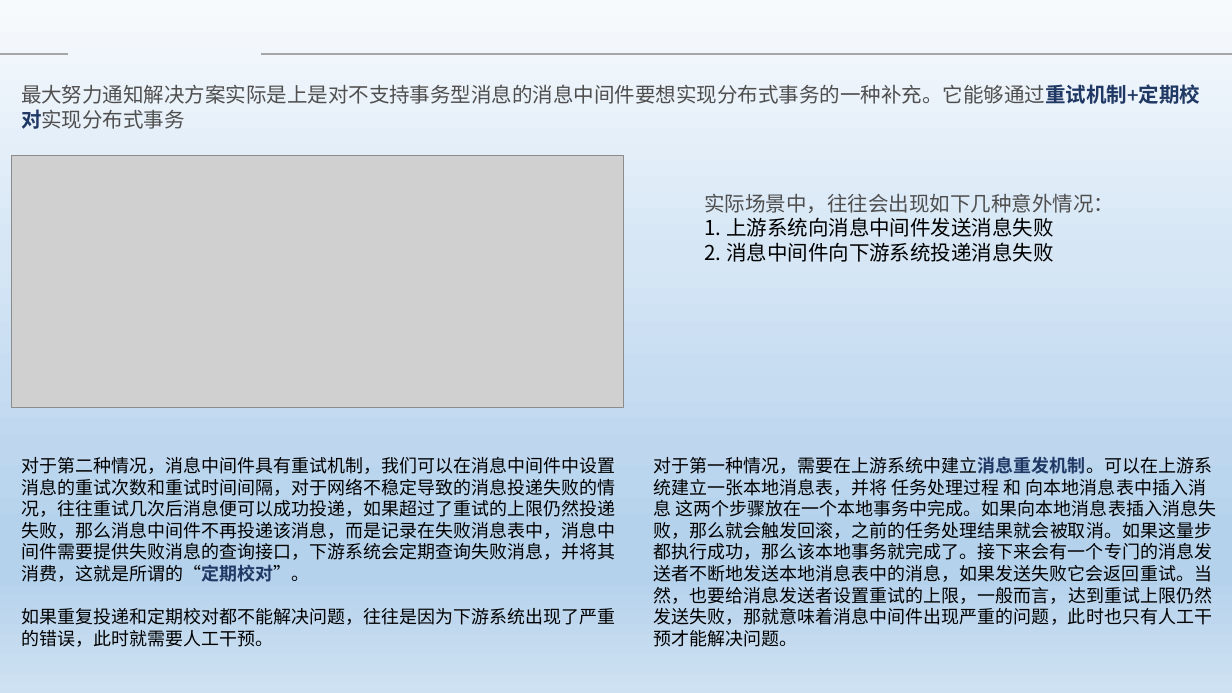
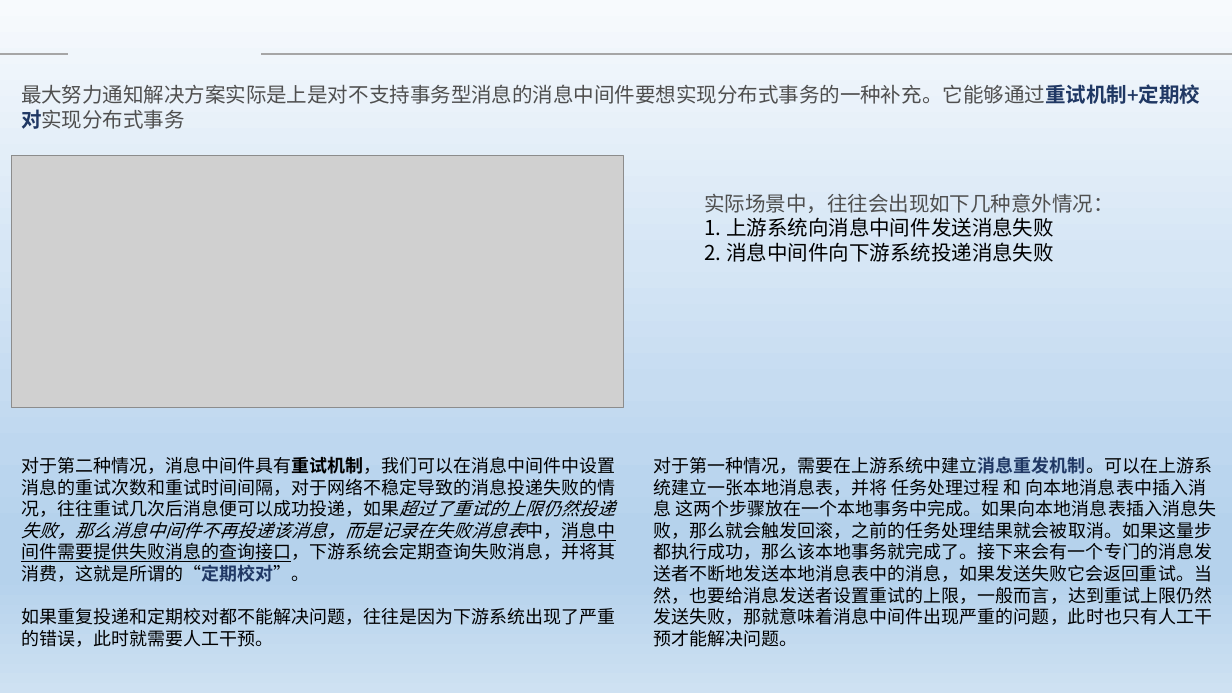
Before and after one commit to Heffie199/zhao_Note, a slide deck: slide 11 of 分布式事务的解决方案 .pptx. Drawn at 1232x693 pixels with LibreOffice and Linux fonts; fonts in the diff are those of the drawing; grey boxes stand for pictures; background and template pictures are left out. Boxes give left, top, right and bottom in pixels: in the first picture for what was removed or moved away, otherwise in the second. Text is boxed around its words. In the diff, an @@ line names an element or a change of style, - is before the commit and + after.

```diff
--- a/分布式事务的解决方案 .pptx
+++ b/分布式事务的解决方案 .pptx
@@ text at (21, 456, 616, 582): bold on, italic on, underline on in "对于第二种情况，消息中间件具有重试机制，我们可以在消息中间件中设置消息的重试次数和重试时间间隔，对于网络不稳定导致的消息 ..." @@
```
Also in this commit, not shown: 12 other slides changed.
